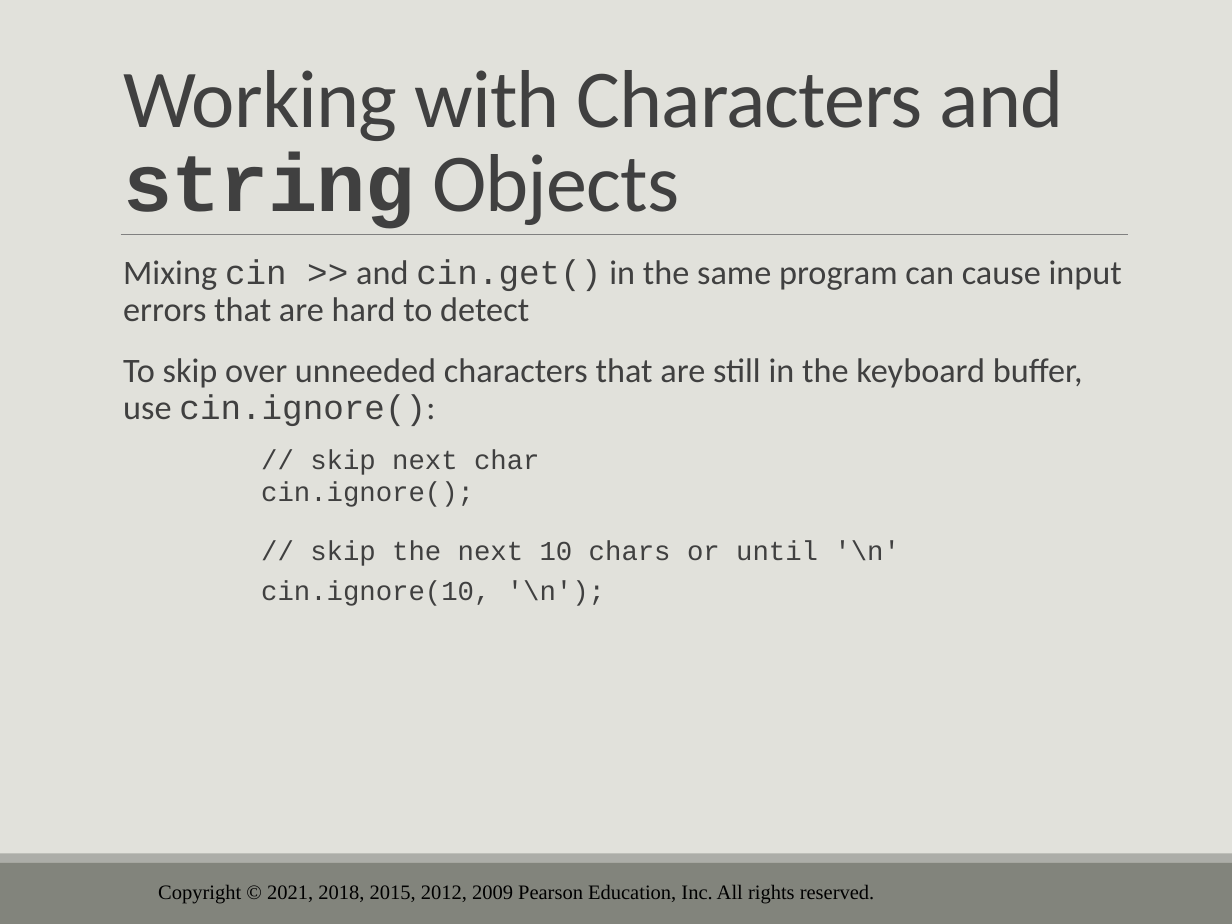
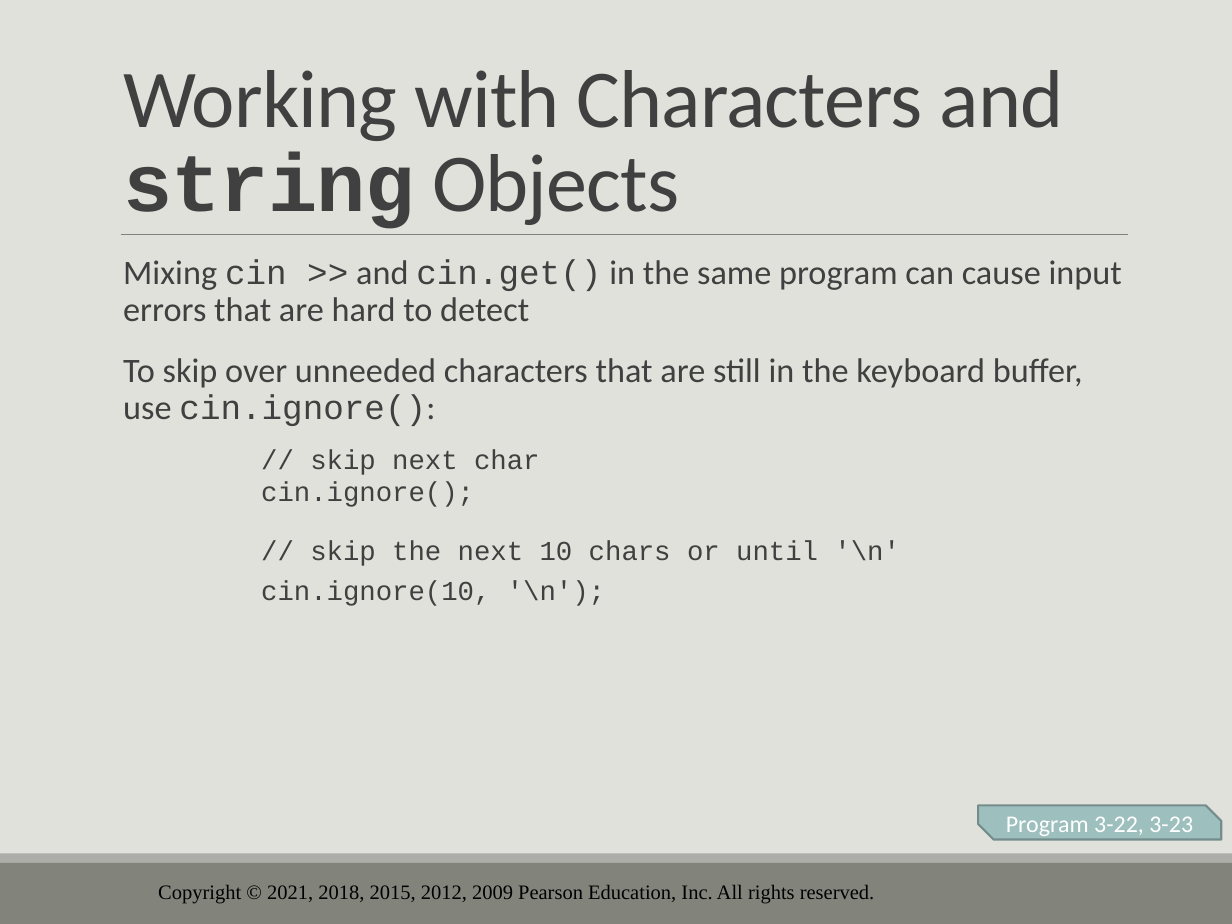
Before and after one commit to drolsonmi/eng1400, a slide deck: slide 47 of 1400_03_Expressions and Interactivity.pptx (slide 52 before the commit). Drawn at 1232x924 pixels with LibreOffice and Linux fonts; fonts in the diff are those of the drawing; background and template pictures are left out. Boxes give left, top, right and bottom in pixels: in the first picture for what was removed or moved away, otherwise in the second. Text is boxed around its words. In the diff, an @@ line names an element or a change of style, - is before the commit and + after.

```diff
--- a/1400_03_Expressions and Interactivity.pptx
+++ b/1400_03_Expressions and Interactivity.pptx
@@ snip diag rect added at <box>978,806,1221,840</box>, fill #9DBFBE, outline #748D8D 1.25 pt, 14 pt, text #FFFFFF @@
+Program 3-22, 3-23
```
Also in this commit, not shown: 7 other slides changed, 1 slide added, 6 slides removed, 5 other files.
